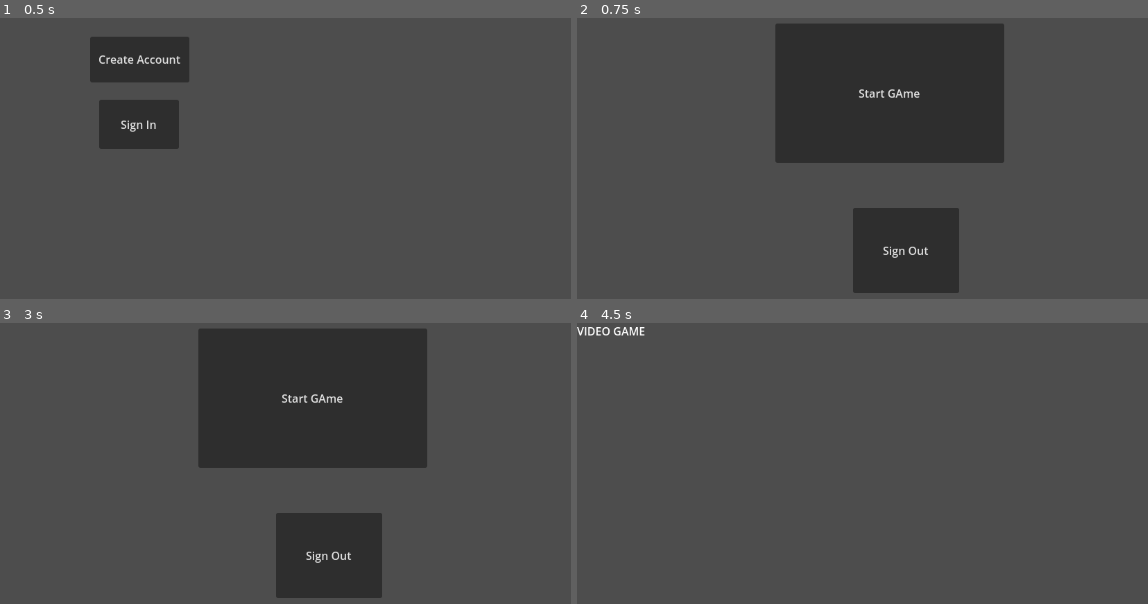
Above: before the commit, frames 1-4 (two rows, left to right).
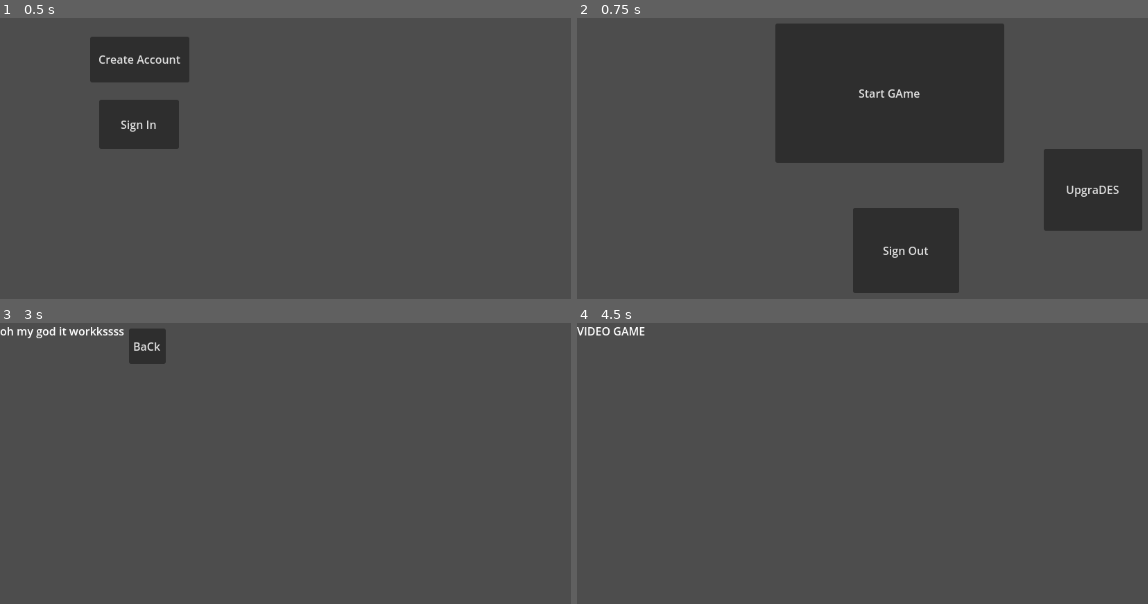
Above: after the commit, the same moments.

Repository: BransonClendenen/3390Project3
Game: Godot game, scene res://Scenes/Login.tscn
Two runs of this game, one before a commit and one after it. Both use one fixed random seed, a clock stepped at 60 frames per second and the inputs below.
Inputs (mouse positions are in pixels of both pictures, inside the frame that each line leads up to):
- Up to frame 1 (0.5 s): no input
- Up to frame 2 (0.75 s): click "Create Account" at 0.5 s
- Up to frame 3 (3 s): click "Sign Out" at 1.25 s; click "Sign In" at 2 s; click (513, 494) at 2.75 s, where only the run after the commit has a clickable "UpgraDES"
- Up to frame 4 (4.5 s): click (725, 345) at 3.5 s, where only the run after the commit has a clickable "BaCk"; click "Start GAme" at 4.25 s

Frame 1 is identical in both runs. In frame 2, 4.9% of the frame differs, in the area x 81-99%, y 46-76%; in frame 3, 26%, in the area x 0-75%, y 1-98%; in frame 4, nothing differs.

Commit message:
Added Upgrades View

Diff:
--- a/3390project3/Scenes/Login.tscn
+++ b/3390project3/Scenes/Login.tscn
@@ -2,7 +2,7 @@
 
 [ext_resource type="Script" uid="uid://qqc8fa1q8txk" path="res://Scripts/login.gd" id="1_leum0"]
 
-[node name="Main" type="Node2D"]
+[node name="Login" type="Node2D"]
 script = ExtResource("1_leum0")
 
 [node name="Buttons" type="Control" parent="."]
--- a/3390project3/Scenes/MainMenu.tscn
+++ b/3390project3/Scenes/MainMenu.tscn
@@ -2,7 +2,7 @@
 
 [ext_resource type="Script" uid="uid://cpt1fvolq58yt" path="res://Scripts/main_menu.gd" id="1_tt5f1"]
 
-[node name="Main" type="Node2D"]
+[node name="MainMenu" type="Node2D"]
 script = ExtResource("1_tt5f1")
 
 [node name="ButtonManager" type="Control" parent="."]
@@ -19,6 +19,14 @@
 offset_bottom = 209.0
 text = "Start GAme"
 
+[node name="Upgrades" type="Button" parent="ButtonManager"]
+layout_mode = 0
+offset_left = 673.0
+offset_top = 189.0
+offset_right = 815.0
+offset_bottom = 307.0
+text = "UpgraDES"
+
 [node name="SignOut" type="Button" parent="ButtonManager"]
 layout_mode = 0
 offset_left = 398.0
@@ -28,4 +36,5 @@
 text = "Sign Out"
 
 [connection signal="pressed" from="ButtonManager/StartGame" to="." method="_on_start_game_pressed"]
+[connection signal="pressed" from="ButtonManager/Upgrades" to="." method="_on_upgrades_pressed"]
 [connection signal="pressed" from="ButtonManager/SignOut" to="." method="_on_sign_out_pressed"]
--- /dev/null
+++ b/3390project3/Scenes/Upgrades.tscn
@@ -0,0 +1,28 @@
+[gd_scene load_steps=2 format=3 uid="uid://bgja44u2v5scd"]
+
+[ext_resource type="Script" uid="uid://bcbr06byj07y8" path="res://Scripts/upgrades.gd" id="1_6ahmb"]
+
+[node name="Upgrades" type="Node2D"]
+script = ExtResource("1_6ahmb")
+
+[node name="Label" type="Label" parent="."]
+offset_right = 40.0
+offset_bottom = 23.0
+text = "oh my god it workkssss
+"
+
+[node name="ButtonManager" type="Control" parent="."]
+layout_mode = 3
+anchors_preset = 0
+offset_right = 40.0
+offset_bottom = 40.0
+
+[node name="Back" type="Button" parent="ButtonManager"]
+layout_mode = 0
+offset_left = 186.0
+offset_top = 8.0
+offset_right = 239.0
+offset_bottom = 59.0
+text = "BaCk"
+
+[connection signal="pressed" from="ButtonManager/Back" to="." method="_on_back_pressed"]
--- a/3390project3/Scripts/main_menu.gd
+++ b/3390project3/Scripts/main_menu.gd
@@ -12,3 +12,6 @@
 
 func _on_sign_out_pressed() -> void:
 	get_tree().change_scene_to_file("res://Scenes/Login.tscn")
+
+func _on_upgrades_pressed() -> void:
+	get_tree().change_scene_to_file("res://Scenes/Upgrades.tscn")
--- /dev/null
+++ b/3390project3/Scripts/upgrades.gd
@@ -0,0 +1,11 @@
+extends Node2D
+
+func _ready() -> void:
+	pass # Replace with function body.
+
+func _process(delta: float) -> void:
+	pass
+
+
+func _on_back_pressed() -> void:
+	get_tree().change_scene_to_file("res://Scenes/MainMenu.tscn")
Not shown, added: 3390project3/Scripts/upgrades.gd.uid
